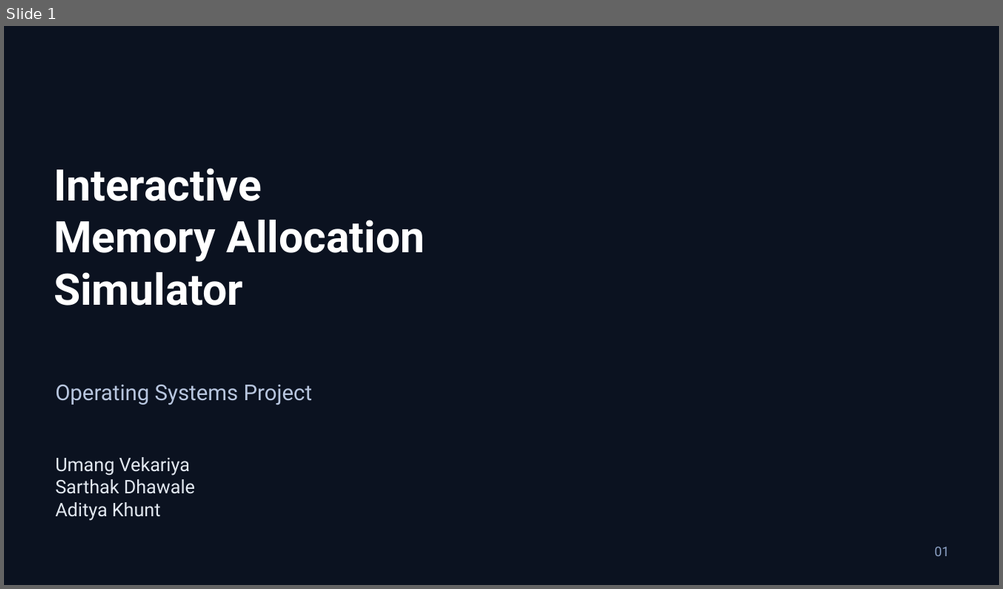
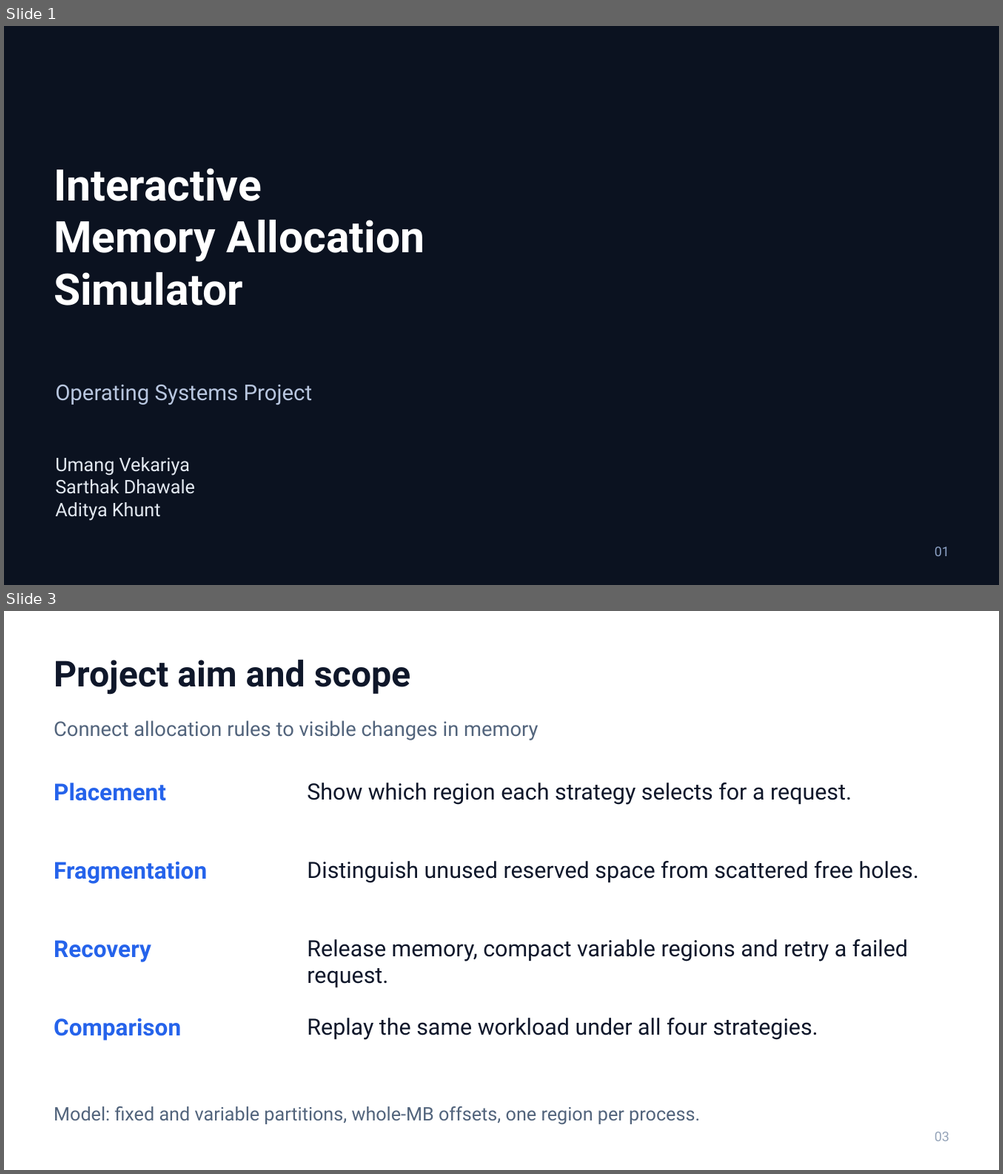
Before and after one commit to Umang-Vekariya/interactive-memory-allocation-simulator, a slide deck: docs/presentation/Interactive-Memory-Allocation-Simulator.pptx. Shown one above the other, each under a label of ours: slide 1 before the commit, slides 1 and 3 after it; the slides between them are not shown. The pictures are 1003x589 and 1003x1174 pixels, drawn with LibreOffice and Linux fonts; fonts in the diff are those of the drawing; background and template pictures are left out. Boxes give left, top, right and bottom in pixels: in the first picture for what was removed or moved away, otherwise in the second. Text is boxed around its words. In the diff, an @@ line names an element or a change of style, - is before the commit and + after.

Commit message:
Refocus OS presentation on allocation concepts and measured results

```diff
--- a/docs/presentation/Interactive-Memory-Allocation-Simulator.pptx
+++ b/docs/presentation/Interactive-Memory-Allocation-Simulator.pptx
@@ slide 3 added at box(4, 611, 999, 1170), background #FFFFFF @@
@@ text added at box(54, 659, 410, 695), 34.5 pt, text #0F172A, bold @@
+Project aim and scope
@@ text added at box(54, 721, 538, 741), 19.5 pt, text #52647C @@
+Connect allocation rules to visible changes in memory
@@ text added at box(54, 783, 166, 801), 22.5 pt, text #2563EB, bold @@
+Placement
@@ text added at box(307, 783, 851, 805), 21.8 pt, text #0F172A @@
+Show which region each strategy selects for a request.
@@ text added at box(54, 861, 207, 884), 22.5 pt, text #2563EB, bold @@
+Fragmentation
@@ text added at box(307, 861, 919, 883), 21.8 pt, text #0F172A @@
+Distinguish unused reserved space from scattered free holes.
@@ text added at box(54, 940, 151, 963), 22.5 pt, text #2563EB, bold @@
+Recovery
@@ text added at box(307, 940, 908, 988), 21.8 pt, text #0F172A @@
+Release memory, compact variable regions and retry a failed request.
@@ text added at box(54, 1018, 181, 1041), 22.5 pt, text #2563EB, bold @@
+Comparison
@@ text added at box(307, 1018, 818, 1040), 21.8 pt, text #0F172A @@
+Replay the same workload under all four strategies.
@@ text added at box(54, 1107, 700, 1125), 18 pt, text #52647C @@
+Model: fixed and variable partitions, whole-MB offsets, one region per process.
@@ text added at box(934, 1132, 949, 1142), 12.8 pt, text #94A3B8 @@
+03
```
Also in this commit, not shown: 5 slides changed, 7 other slides added, 12 slides removed, 1 other file.
